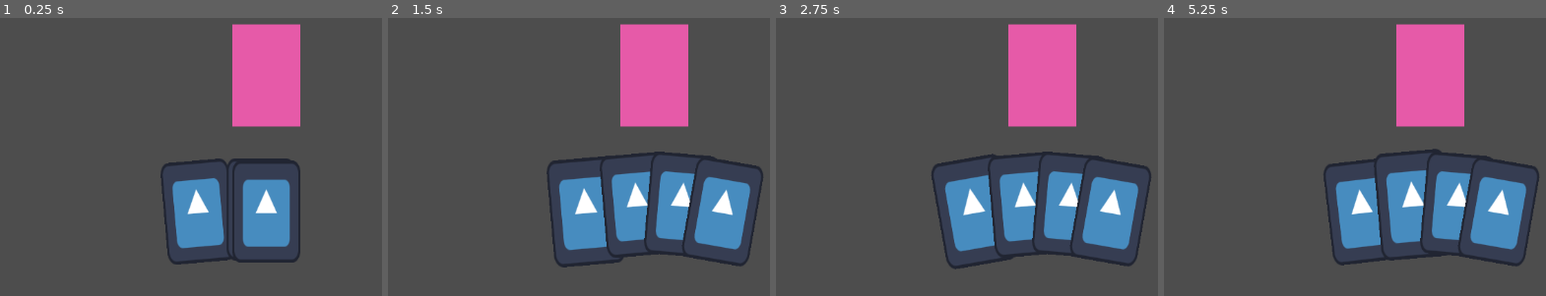
Above: before the commit, frames 1-4 (left to right).
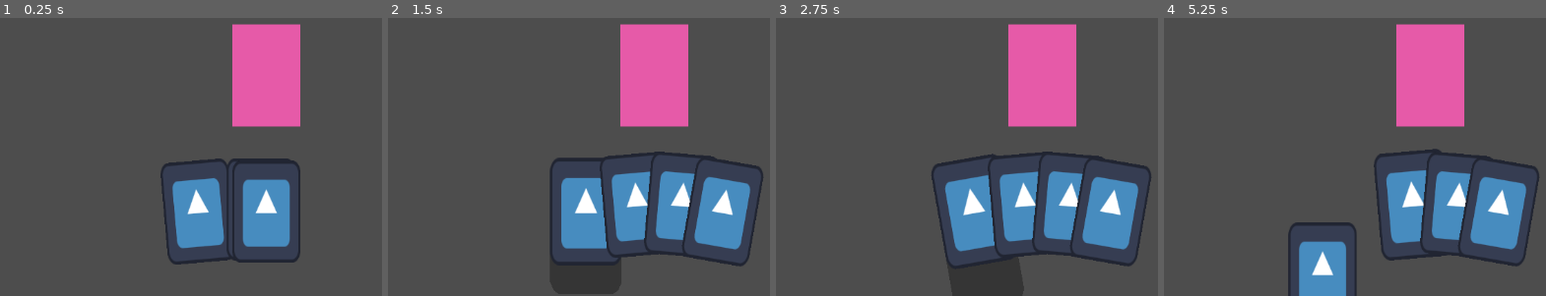
Above: after the commit, the same moments.

Repository: jaoc1811/card-game-jam
Game: Godot game, scene res://Scenes/jo.tscn
Two runs of this game, one before a commit and one after it. Both use one fixed random seed, a clock stepped at 60 frames per second and the inputs below. The engine's default icon, where the game draws it, is replaced by a stand-in: a white triangle on a blue panel in a dark square.
Inputs (mouse positions are in pixels of both pictures, inside the frame that each line leads up to):
- Up to frame 1 (0.25 s): no input
- Up to frame 2 (1.5 s): click (586, 212) at 0.52 s; click (586, 212) at 1.27 s
- Up to frame 3 (2.75 s): click (974, 212) at 2.02 s
- Up to frame 4 (5.25 s): tap Enter at 2.75, 4.25 s; move the mouse to (outside the picture) at 2.77 s; tap F every 0.75 s from 2.85 to 5.1 s; tap Space at 3.5, 5 s; move the mouse to (1274, 98) at 3.52 s; move the mouse to (outside the picture) at 4.27 s; move the mouse to (1389, 162) at 5.02 s

The runs differ from the first frame. In frame 2, 0.8% of the frame differs, in the area x 41-62%, y 49-90%; in frame 3, less than 0.1%; in frame 4, 5.8%, in the area x 32-59%, y 50-100%.

Commit message:
feat: added shadows to cards and cards can return to hand after placing in playable slot

Diff:
--- a/Scenes/card.tscn
+++ b/Scenes/card.tscn
@@ -8,6 +8,14 @@
 
 [node name="Card" type="Node2D"]
 script = ExtResource("1_5jjbx")
+
+[node name="Shadow" type="Polygon2D" parent="."]
+color = Color(0, 0, 0, 0.309804)
+polygon = PackedVector2Array(-9, -14, -10, -12.0181, -10, 11.8036, -9, 14, -7.77821, 15, 7.64823, 15, 9, 14, 10, 11.7151, 10, -12.0181, 9, -14, 7.93043, -15, -8, -15)
+
+[node name="Sprite2D" type="Sprite2D" parent="."]
+scale = Vector2(0.15625, 0.234375)
+texture = ExtResource("2_2vtp4")
 
 [node name="Button" type="Button" parent="."]
 self_modulate = Color(1, 1, 1, 0)
@@ -24,10 +32,6 @@
 grow_vertical = 2
 metadata/_edit_use_anchors_ = true
 
-[node name="Sprite2D" type="Sprite2D" parent="."]
-scale = Vector2(0.15625, 0.234375)
-texture = ExtResource("2_2vtp4")
-
 [node name="Area2D" type="Area2D" parent="."]
 
 [node name="CollisionShape2D" type="CollisionShape2D" parent="Area2D"]
--- a/Scenes/jo.tscn
+++ b/Scenes/jo.tscn
@@ -1,13 +1,16 @@
 [gd_scene load_steps=4 format=3 uid="uid://d1kjak70pkeyf"]
 
 [ext_resource type="Script" path="res://scripts/hand.gd" id="1_2yb36"]
-[ext_resource type="PackedScene" uid="uid://b4fxyppywr8fx" path="res://Scenes/card.tscn" id="1_y21kq"]
-[ext_resource type="PackedScene" uid="uid://dqr0duh0wktdr" path="res://Scenes/deck.tscn" id="3_ji3t1"]
+[ext_resource type="PackedScene" uid="uid://b4fxyppywr8fx" path="res://scenes/card.tscn" id="1_y21kq"]
+[ext_resource type="PackedScene" uid="uid://dqr0duh0wktdr" path="res://scenes/deck.tscn" id="3_ji3t1"]
 
 [node name="JO" type="Node2D"]
 
 [node name="Camera2D" type="Camera2D" parent="."]
 zoom = Vector2(5, 5)
+
+[node name="deck" parent="." instance=ExtResource("3_ji3t1")]
+z_index = -1
 
 [node name="Hand" type="Node2D" parent="."]
 position = Vector2(0, 40)
@@ -22,6 +25,3 @@
 [node name="Card3" parent="Hand" instance=ExtResource("1_y21kq")]
 
 [node name="Card4" parent="Hand" instance=ExtResource("1_y21kq")]
-
-[node name="deck" parent="." instance=ExtResource("3_ji3t1")]
-z_index = -1
--- a/scripts/card.gd
+++ b/scripts/card.gd
@@ -2,15 +2,16 @@
 extends Node2D
 
 @onready var game_manager: Node = %GameManager
+@onready var shadow: Polygon2D = $Shadow
 
 var is_hovering = false
 var is_dragging = false
 var is_draggable = false
-var is_inside_deck = false
+var is_inside_playable_area = false
 var offset: Vector2
-var initial_position: Vector2
-var initial_rotation: int
-var deck_ref
+var slot_position: Vector2
+var slot_rotation: int
+var playable_area
 
 
 func _process(delta):
@@ -26,21 +27,21 @@
 	if is_draggable:
 		is_dragging = true
 		offset = get_global_mouse_position() - position
-		initial_position = position
-		initial_rotation = rotation_degrees
 		var tween = get_tree().create_tween()
 		tween.tween_property(self, "rotation_degrees", 0, 0.1).set_ease(Tween.EASE_OUT)
+		tween.tween_property(shadow, "position", Vector2(shadow.position.x, shadow.position.y + 4), 0.1).set_ease(Tween.EASE_OUT)
 
 
 func _on_button_button_up() -> void:
 	if is_dragging:
 		is_dragging = false
 		var tween = get_tree().create_tween()
-		if is_inside_deck:
-			tween.tween_property(self, "global_position", deck_ref.position, 0.1).set_ease(Tween.EASE_OUT)
+		tween.tween_property(shadow, "position", Vector2(0, 0), 0.1).set_ease(Tween.EASE_OUT)
+		if is_inside_playable_area:
+			tween.tween_property(self, "global_position", playable_area.position, 0.1).set_ease(Tween.EASE_OUT)
 		else:
-			tween.tween_property(self, "position", initial_position, 0.1).set_ease(Tween.EASE_OUT)
-			tween.tween_property(self, "rotation_degrees", initial_rotation, 0.1).set_ease(Tween.EASE_OUT)
+			tween.tween_property(self, "position", slot_position, 0.1).set_ease(Tween.EASE_OUT)
+			tween.tween_property(self, "rotation_degrees", slot_rotation, 0.1).set_ease(Tween.EASE_OUT)
 
 
 func _on_button_mouse_entered() -> void:
@@ -54,13 +55,13 @@
 
 func _on_area_2d_body_entered(body: Node2D) -> void:
 	if body.is_in_group("deck"):
-		is_inside_deck = true
-		deck_ref = body
+		is_inside_playable_area = true
+		playable_area = body
 
 
 func _on_area_2d_body_exited(body: Node2D) -> void:
 	if body.is_in_group("deck"):
-		is_inside_deck = false
+		is_inside_playable_area = false
 
 
 func play(player_position: int):
--- a/scripts/hand.gd
+++ b/scripts/hand.gd
@@ -15,8 +15,12 @@
 
 func set_position_and_rotation(card_index: int):
 	var tween = get_tree().create_tween()
-	tween.tween_property(cards[card_index], "position", cards_positions[card_index], 0.1).set_ease(Tween.EASE_OUT)
-	tween.tween_property(cards[card_index], "rotation_degrees", cards_rotations[card_index], 0.1).set_ease(Tween.EASE_OUT)
+	var slot_position = cards_positions[card_index]
+	var slot_rotation = cards_rotations[card_index]
+	cards[card_index].slot_position = slot_position
+	cards[card_index].slot_rotation = slot_rotation
+	tween.tween_property(cards[card_index], "position", slot_position, 0.1).set_ease(Tween.EASE_OUT)
+	tween.tween_property(cards[card_index], "rotation_degrees", slot_rotation, 0.1).set_ease(Tween.EASE_OUT)
 	cards[card_index].is_draggable = true
 
 
Not shown, changed: addons/gdscript_formatter/scripts/preference.gd
